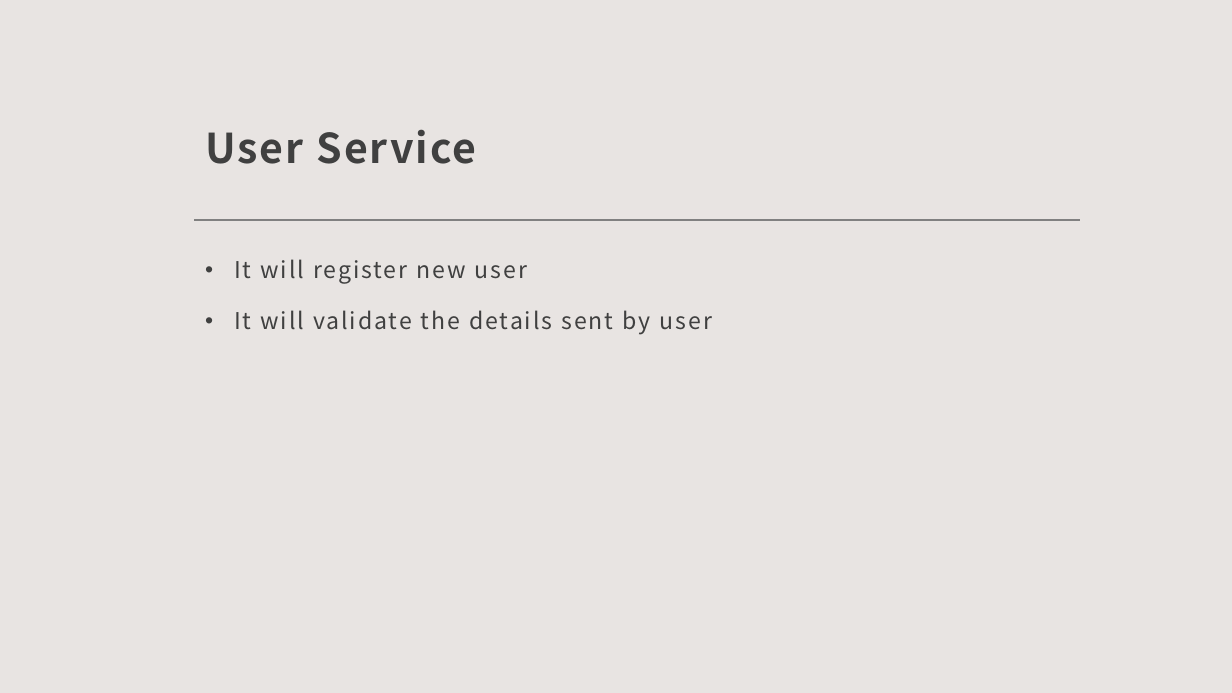
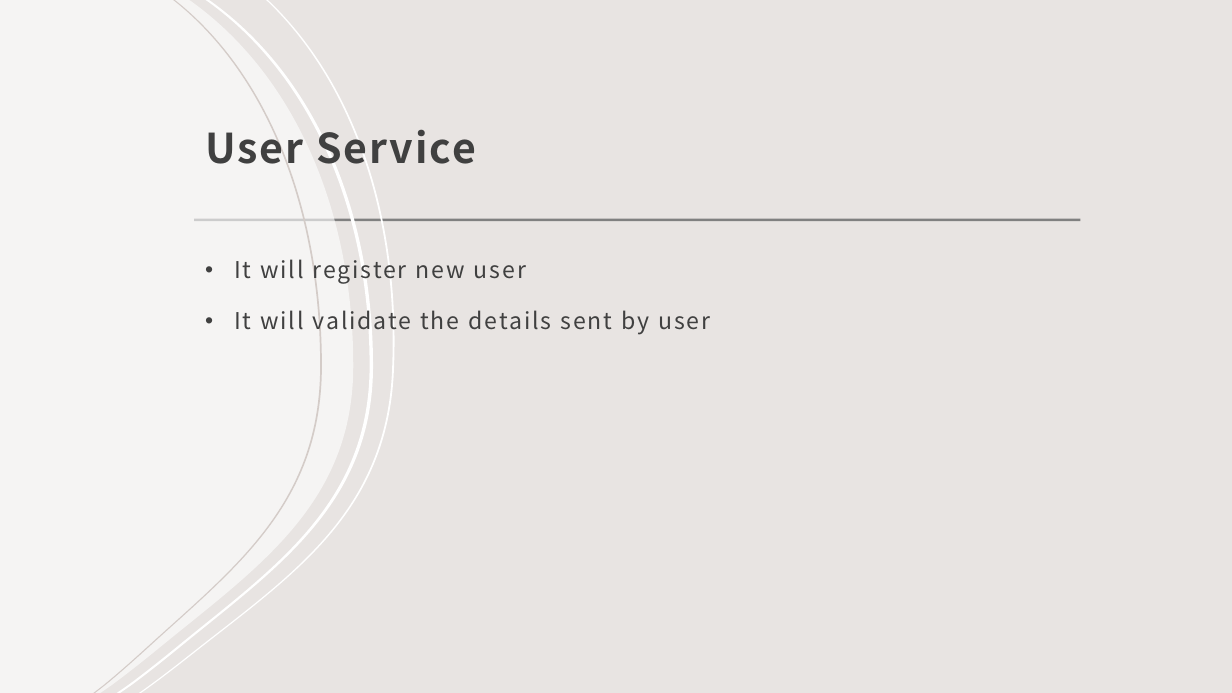
Before and after one commit to sahilk020/weather-application, a slide deck: slide 6 of Weather_App.pptx. Drawn at 1232x693 pixels with LibreOffice and Linux fonts; fonts in the diff are those of the drawing. Boxes give left, top, right and bottom in pixels: in the first picture for what was removed or moved away, otherwise in the second. Text is boxed around its words. In the diff, an @@ line names an element or a change of style, - is before the commit and + after.

```diff
--- a/Weather_App.pptx
+++ b/Weather_App.pptx
@@ freeform shape added at [0, 0, 353, 693], fill #FFFFFF at 60% opacity @@
@@ freeform shape added at [93, 0, 322, 693], fill #D4CCC8 @@
@@ freeform shape added at [116, 0, 372, 693], fill #FFFFFF @@
@@ freeform shape added at [139, 0, 395, 693], fill #FFFFFF @@
```
Also in this commit, not shown: 12 other slides changed, 1 other file.
